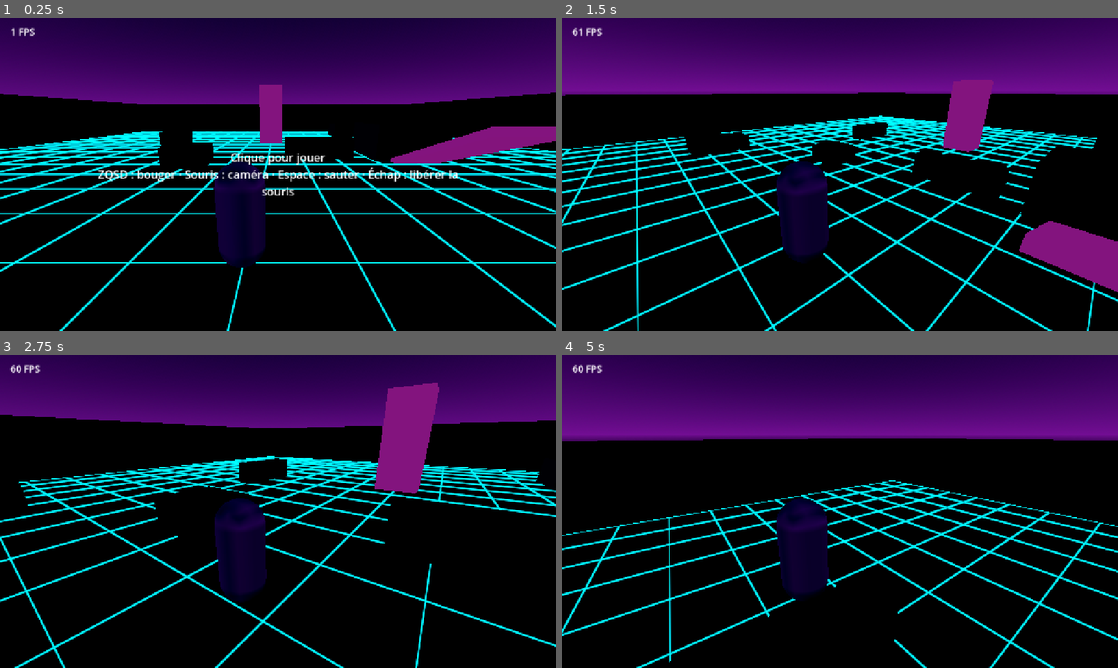
Above: before the commit, frames 1-4 (two rows, left to right).
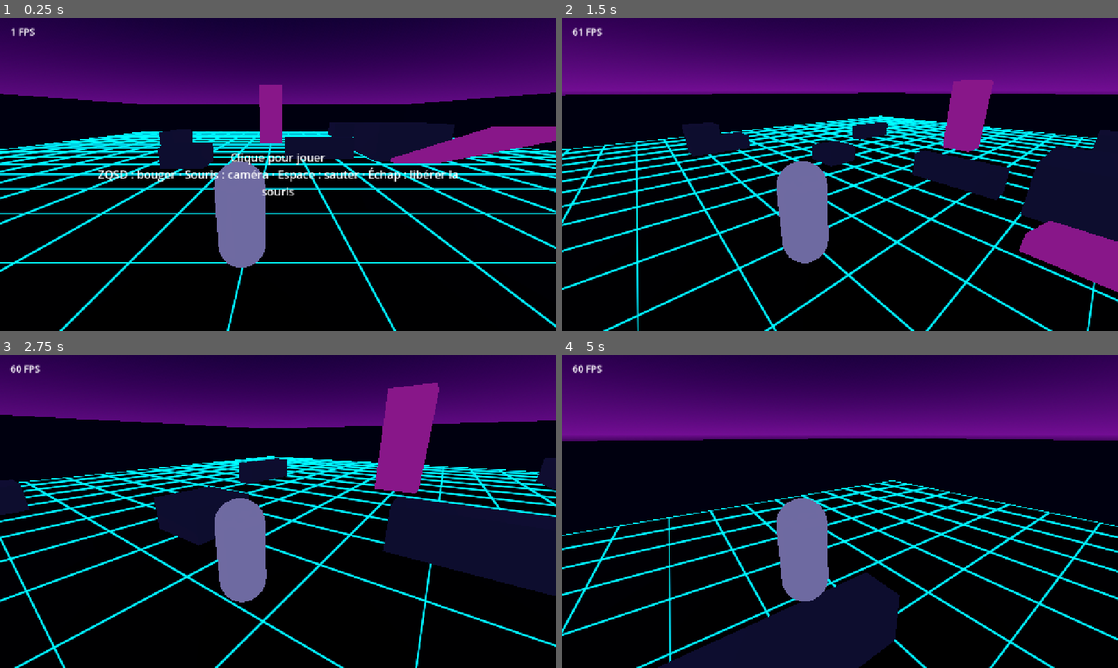
Above: after the commit, the same moments.

Repository: mariusortiz/overclock
Game: Godot game, scene res://scenes/main.tscn
Two runs of this game, one before a commit and one after it. Both use one fixed random seed, a clock stepped at 60 frames per second and the inputs below.
Inputs (mouse positions are in pixels of both pictures, inside the frame that each line leads up to):
- Up to frame 1 (0.25 s): no input
- Up to frame 2 (1.5 s): tap Enter at 0.5 s; move the mouse to (962, 158) at 0.52 s; hold D (move_right) 0.53-1.28 s; click (962, 158) at 0.67 s; tap Space (jump) at 0.77 s; move the mouse to (812, 174) at 1.27 s; hold W (move_forward) from 1.28 s (still down)
- Up to frame 3 (2.75 s): keep holding W (move_forward); tap Space (jump) at 1.52 s; move the mouse to (289, 505) at 2.02 s
- Up to frame 4 (5 s): keep holding W (move_forward); move the mouse to (834, 517) at 2.77 s; tap Space (jump) at 3.02, 3.77, 4.52 s; move the mouse to (878, 514) at 3.52 s; move the mouse to (795, 508) at 4.27 s

The runs differ from the first frame. In frame 1, 6.5% of the frame differs, in the area x 28-82%, y 33-80%; in frame 2, 10%; in frame 3, 12%, in the area x 0-100%, y 32-80%; in frame 4, 9.6%.

Commit message:
Brighten the scene: colored ambient light and stronger sun
Blocks and the player rendered nearly black in the web build.

Co-Authored-By: Claude Opus 5.5 <noreply@anthropic.com>
Claude-Session: https://claude.ai/code/session_01TMrhLU8C9hMQ3DU14F1G1z

Diff:
--- a/scenes/main.tscn
+++ b/scenes/main.tscn
@@ -17,6 +17,9 @@
 [sub_resource type="Environment" id="environment"]
 background_mode = 2
 sky = SubResource("sky")
+ambient_light_source = 2
+ambient_light_color = Color(0.45, 0.42, 0.6, 1)
+ambient_light_energy = 0.8
 tonemap_mode = 2
 glow_enabled = true
 
@@ -28,6 +31,7 @@
 
 [node name="Sun" type="DirectionalLight3D" parent="."]
 transform = Transform3D(0.8660, 0.0000, -0.5000, -0.3830, 0.6428, -0.6634, 0.3214, 0.7660, 0.5567, 0, 10, 0)
+light_energy = 1.6
 shadow_enabled = true
 
 [node name="Arena" parent="." instance=ExtResource("2_arena")]
